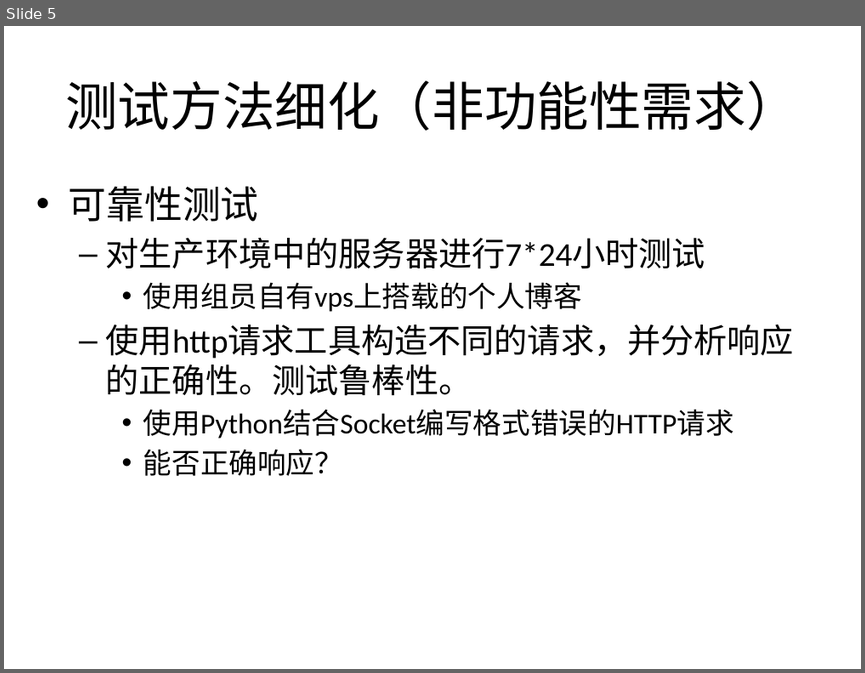
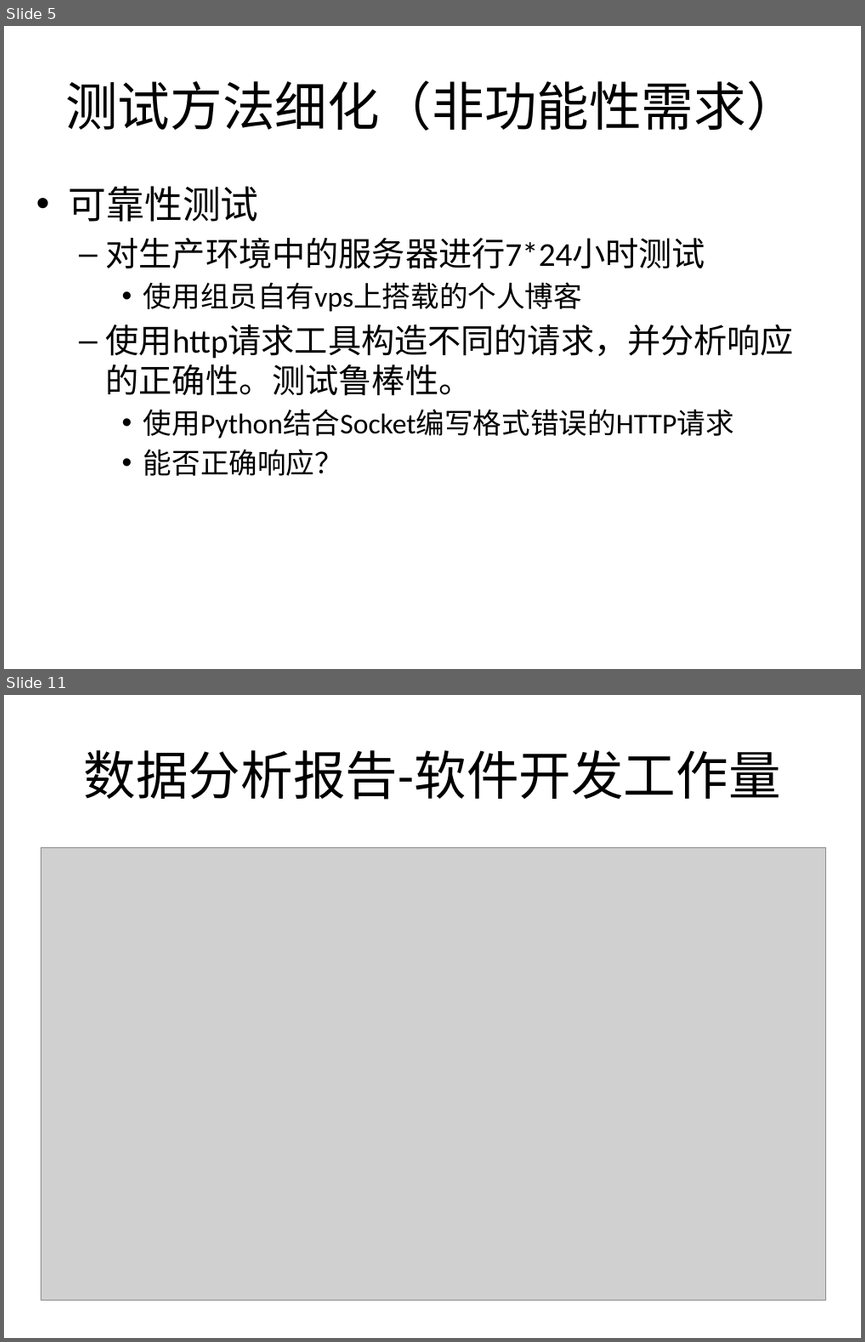
Before and after one commit to bhsei/16TeamC, a slide deck: 2.项目PPT/第十一周进度.pptx. Shown one above the other, each under a label of ours: slide 5 before the commit, slides 5 and 11 after it; the slides between them are not shown. The pictures are 865x673 and 865x1342 pixels, drawn with LibreOffice and Linux fonts; fonts in the diff are those of the drawing; grey boxes stand for pictures. Boxes give left, top, right and bottom in pixels: in the first picture for what was removed or moved away, otherwise in the second. Text is boxed around its words. In the diff, an @@ line names an element or a change of style, - is before the commit and + after.

```diff
--- a/2.项目PPT/第十一周进度.pptx
+++ b/2.项目PPT/第十一周进度.pptx
@@ slide 11 added at [4, 695, 861, 1338], background #FFFFFF @@
@@ title added at [84, 750, 781, 800], 44 pt, text #000000 @@
+数据分析报告-软件开发工作量
@@ picture added at [41, 847, 826, 1300] @@
```
Also in this commit, not shown: 2 slides changed, 3 other slides added, 1 slide removed.
